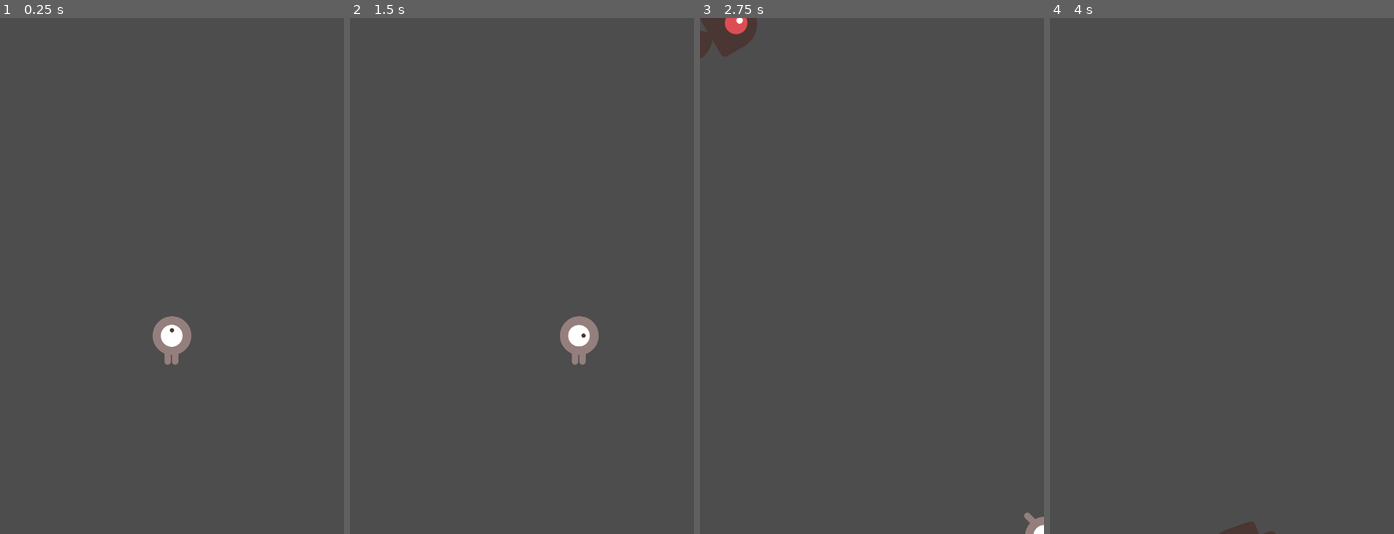
Above: before the commit, frames 1-4 (left to right).
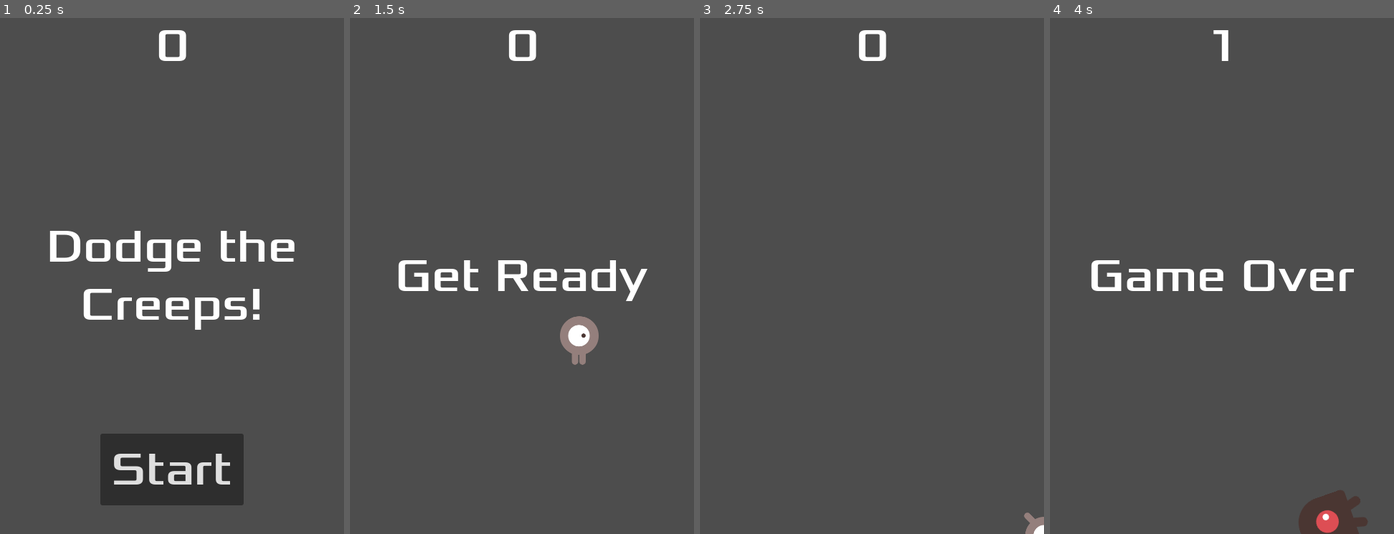
Above: after the commit, the same moments.

Repository: nadeeniiee/IAC1_GAMDES1_Osting_NadineKyla
Game: Godot game, scene res://main.tscn
Two runs of this game, one before a commit and one after it. Both use one fixed random seed, a clock stepped at 60 frames per second and the inputs below.
Inputs (mouse positions are in pixels of both pictures, inside the frame that each line leads up to):
- Up to frame 1 (0.25 s): no input
- Up to frame 2 (1.5 s): click (522, 472) at 0.5 s, where only the run after the commit has a clickable "Start"; tap Enter at 1.25 s; hold D (move_right) from 1.28 s (still down)
- Up to frame 3 (2.75 s): release D (move_right) at 2.03 s; hold S (move_down) from 2.03 s (still down)
- Up to frame 4 (4 s): release S (move_down) at 2.78 s; hold D (move_right) 2.78-3.53 s; hold W (move_up) from 3.53 s (still down)

The runs differ from the first frame. In frame 1, 9.7% of the frame differs, in the area x 14-86%, y 2-95%; in frame 2, 2.1%; in frame 3, 1.2%; in frame 4, 3.2%.

Commit message:
Heads up display
creating the text indicator for the score, message and the button

Diff:
--- /dev/null
+++ b/PROJECT3-GAMEDES1-OSTING_NADINE/hud.gd
@@ -0,0 +1,30 @@
+extends CanvasLayer
+
+# Notifies `Main` node that the button has been pressed
+signal start_game
+
+func show_message(text):
+	$Message.text = text
+	$Message.show()
+	$MessageTimer.start()
+
+func show_game_over():
+	show_message("Game Over")
+	# Wait until the MessageTimer has counted down.
+	await $MessageTimer.timeout
+
+	$Message.text = "Dodge the Creeps!"
+	$Message.show()
+	# Make a one-shot timer and wait for it to finish.
+	await get_tree().create_timer(1.0).timeout
+	$StartButton.show()
+
+func update_score(score):
+	$ScoreLabel.text = str(score)
+
+func _on_start_button_pressed():
+	$StartButton.hide()
+	start_game.emit()
+
+func _on_message_timer_timeout():
+	$Message.hide()
--- /dev/null
+++ b/PROJECT3-GAMEDES1-OSTING_NADINE/hud.tscn
@@ -0,0 +1,63 @@
+[gd_scene format=3 uid="uid://bowbu0q05tux1"]
+
+[ext_resource type="Script" uid="uid://2rtqxsscxc0b" path="res://hud.gd" id="1_64ctp"]
+[ext_resource type="FontFile" uid="uid://c6nreqjjdohnn" path="res://fonts/Xolonium-Regular.ttf" id="2_8sq4i"]
+
+[node name="HUD" type="CanvasLayer" unique_id=1821781976]
+script = ExtResource("1_64ctp")
+
+[node name="ScoreLabel" type="Label" parent="." unique_id=558431143]
+anchors_preset = 5
+anchor_left = 0.5
+anchor_right = 0.5
+offset_left = -22.5
+offset_right = 22.5
+offset_bottom = 78.0
+grow_horizontal = 2
+theme_override_fonts/font = ExtResource("2_8sq4i")
+theme_override_font_sizes/font_size = 64
+text = "0"
+horizontal_alignment = 1
+vertical_alignment = 1
+
+[node name="Message" type="Label" parent="." unique_id=1471503871]
+anchors_preset = 8
+anchor_left = 0.5
+anchor_top = 0.5
+anchor_right = 0.5
+anchor_bottom = 0.5
+offset_left = -240.0
+offset_top = -120.0
+offset_right = 240.0
+offset_bottom = 120.0
+grow_horizontal = 2
+grow_vertical = 2
+theme_override_fonts/font = ExtResource("2_8sq4i")
+theme_override_font_sizes/font_size = 64
+text = "Dodge the Creeps!"
+horizontal_alignment = 1
+vertical_alignment = 1
+autowrap_mode = 2
+
+[node name="StartButton" type="Button" parent="." unique_id=378269134]
+anchors_preset = 7
+anchor_left = 0.5
+anchor_top = 1.0
+anchor_right = 0.5
+anchor_bottom = 1.0
+offset_left = -100.0
+offset_top = -140.0
+offset_right = 100.0
+offset_bottom = -40.0
+grow_horizontal = 2
+grow_vertical = 0
+theme_override_fonts/font = ExtResource("2_8sq4i")
+theme_override_font_sizes/font_size = 64
+text = "Start"
+
+[node name="MessageTimer" type="Timer" parent="." unique_id=2004195002]
+wait_time = 2.0
+one_shot = true
+
+[connection signal="pressed" from="StartButton" to="." method="_on_start_button_pressed"]
+[connection signal="timeout" from="MessageTimer" to="." method="_on_message_timer_timeout"]
--- a/PROJECT3-GAMEDES1-OSTING_NADINE/main.gd
+++ b/PROJECT3-GAMEDES1-OSTING_NADINE/main.gd
@@ -4,16 +4,20 @@
 var score
 
 func _ready():
-	new_game()
+	pass
 
 func game_over():
 	$ScoreTimer.stop()
 	$MobTimer.stop()
+	$HUD.show_game_over()
 
 func new_game():
 	score = 0
 	$Player.start($StartPosition.position)
 	$StartTimer.start()
+	$HUD.update_score(score)
+	$HUD.show_message("Get Ready")
+	get_tree().call_group("mobs", "queue_free")
 
 
 func _on_mob_timer_timeout():
@@ -36,6 +40,7 @@
 
 func _on_score_timer_timeout():
 	score += 1
+	$HUD.update_score(score)
 
 func _on_start_timer_timeout():
 	$MobTimer.start()
--- a/PROJECT3-GAMEDES1-OSTING_NADINE/main.tscn
+++ b/PROJECT3-GAMEDES1-OSTING_NADINE/main.tscn
@@ -3,6 +3,7 @@
 [ext_resource type="Script" uid="uid://bv16xg8ccxiyd" path="res://main.gd" id="1_0xm2m"]
 [ext_resource type="PackedScene" uid="uid://c66hb4yxwyu8w" path="res://mob.tscn" id="2_1bvp3"]
 [ext_resource type="PackedScene" uid="uid://cbuvnu788hg3o" path="res://player.tscn" id="2_h2yge"]
+[ext_resource type="PackedScene" uid="uid://bowbu0q05tux1" path="res://hud.tscn" id="4_1bvp3"]
 
 [sub_resource type="Curve2D" id="Curve2D_1bvp3"]
 _data = {
@@ -33,7 +34,10 @@
 
 [node name="MobSpawnLocation" type="PathFollow2D" parent="MobPath" unique_id=614996871]
 
+[node name="HUD" parent="." unique_id=1821781976 instance=ExtResource("4_1bvp3")]
+
 [connection signal="hit" from="Player" to="." method="game_over"]
 [connection signal="timeout" from="MobTimer" to="." method="_on_mob_timer_timeout"]
 [connection signal="timeout" from="ScoreTimer" to="." method="_on_score_timer_timeout"]
 [connection signal="timeout" from="StartTimer" to="." method="_on_start_timer_timeout"]
+[connection signal="start_game" from="HUD" to="." method="new_game"]
Not shown, added: PROJECT3-GAMEDES1-OSTING_NADINE/hud.gd.uid
